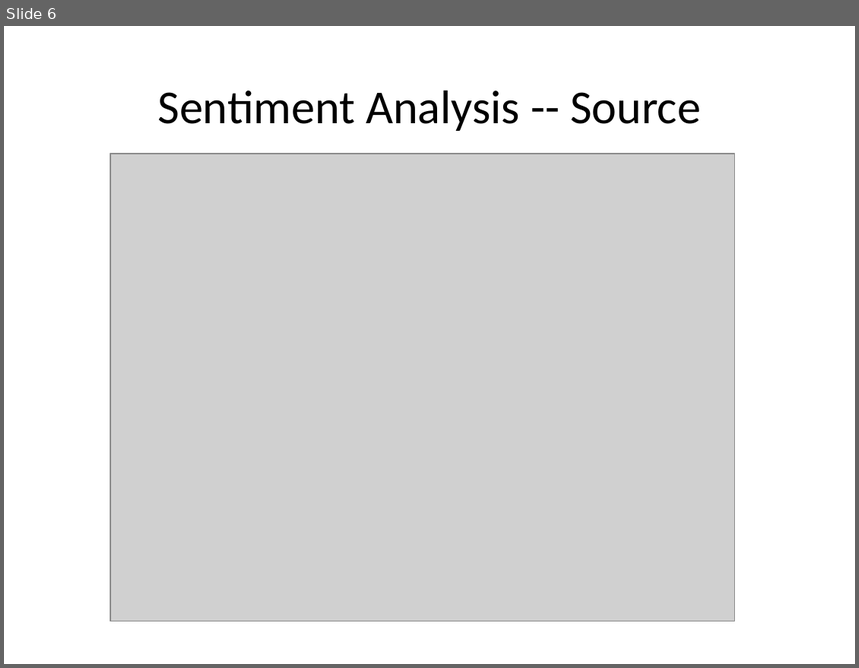
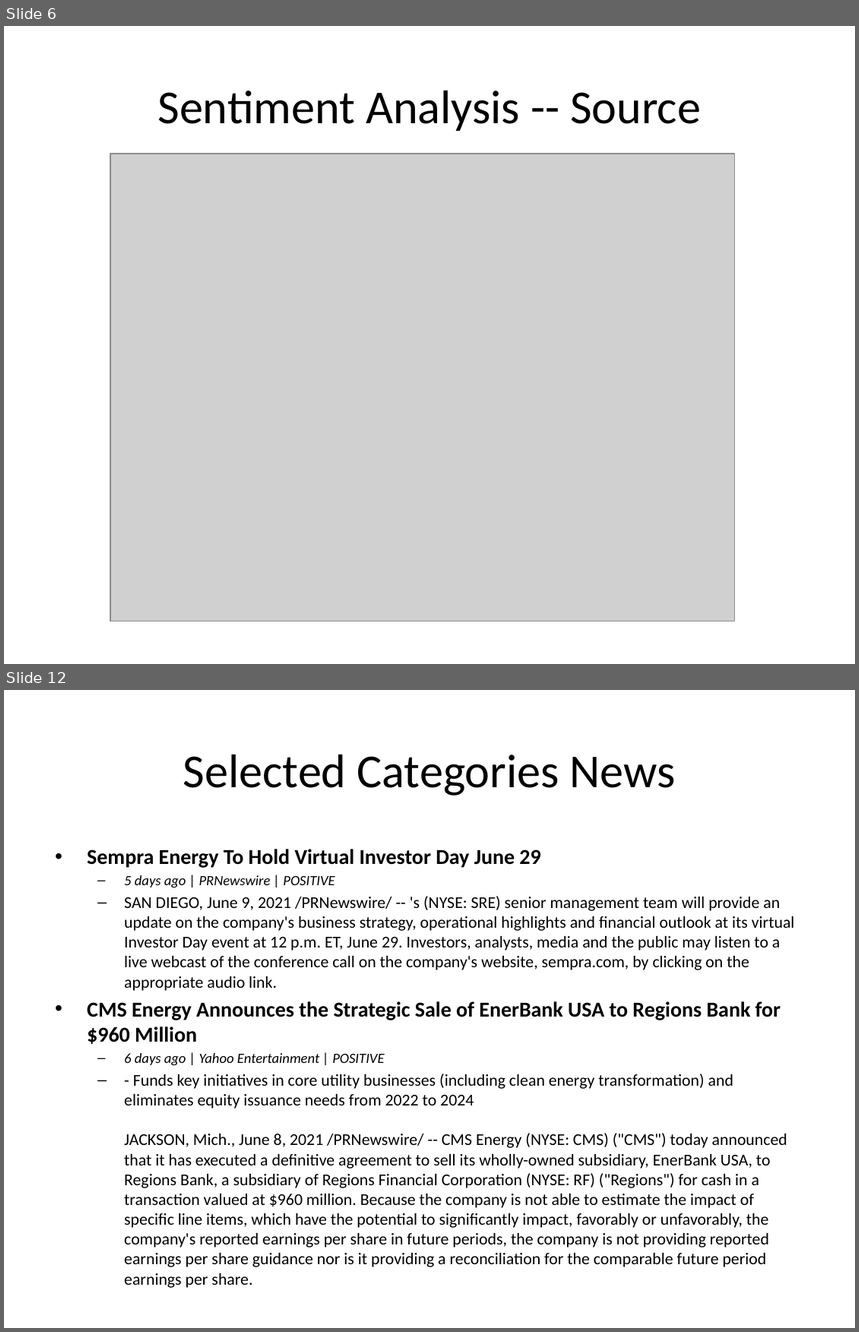
Before and after one commit to yuchiahung/Fintech-2021-T2, a slide deck: news_summary_t2.pptx. Shown one above the other, each under a label of ours: slide 6 before the commit, slides 6 and 12 after it; the slides between them are not shown. The pictures are 859x668 and 859x1332 pixels, drawn with LibreOffice and Linux fonts; fonts in the diff are those of the drawing; grey boxes stand for pictures. Boxes give left, top, right and bottom in pixels: in the first picture for what was removed or moved away, otherwise in the second. Text is boxed around its words. In the diff, an @@ line names an element or a change of style, - is before the commit and + after.

```diff
--- a/news_summary_t2.pptx
+++ b/news_summary_t2.pptx
@@ slide 12 added at (4,690,855,1328), background #FFFFFF @@
@@ title added at (183,754,676,796), 40 pt, text #000000 @@
+Selected Categories News
@@ text added at (87,849,795,1268), 14 pt, text #000000 @@
+• Sempra Energy To Hold Virtual Investor Day June 29
+  – 5 days ago | PRNewswire | POSITIVE
+  – SAN DIEGO, June 9, 2021 /PRNewswire/ -- 's (NYSE: SRE) senior management team will provide an update on the company's business strategy, operational highlights and financial outlook at its virtual Investor Day event at 12 p.m. ET, June 29. Investors, analysts, media and the public may listen to a live webcast of the conference call on the company's website, sempra.com, by clicking on the appropriate audio link.
+• CMS Energy Announces the Strategic Sale of EnerBank USA to Regions Bank for $960 Million
+  – 6 days ago | Yahoo Entertainment | POSITIVE
+  – - Funds key initiatives in core utility businesses (including clean energy transformation) and eliminates equity issuance needs from 2022 to 2024
+    JACKSON, Mich., June 8, 2021 /PRNewswire/ -- CMS Energy (NYSE: CMS) ("CMS") today announced that it has executed a definitive agreement to sell its wholly-owned subsidiary, EnerBank USA, to Regions Bank, a subsidiary of Regions Financial Corporation (NYSE: RF) ("Regions") for cash in a transaction valued at $960 million. Because the company is not able to estimate the impact of specific line items, which have the potential to significantly impact, favorably or unfavorably, the company's reported earnings per share in future periods, the company is not providing reported earnings per share guidance nor is it providing a reconciliation for the comparable future period earnings per share.
```
Also in this commit, not shown: 2 slides changed, 4 other slides added, 4 slides removed, 10 other files.
